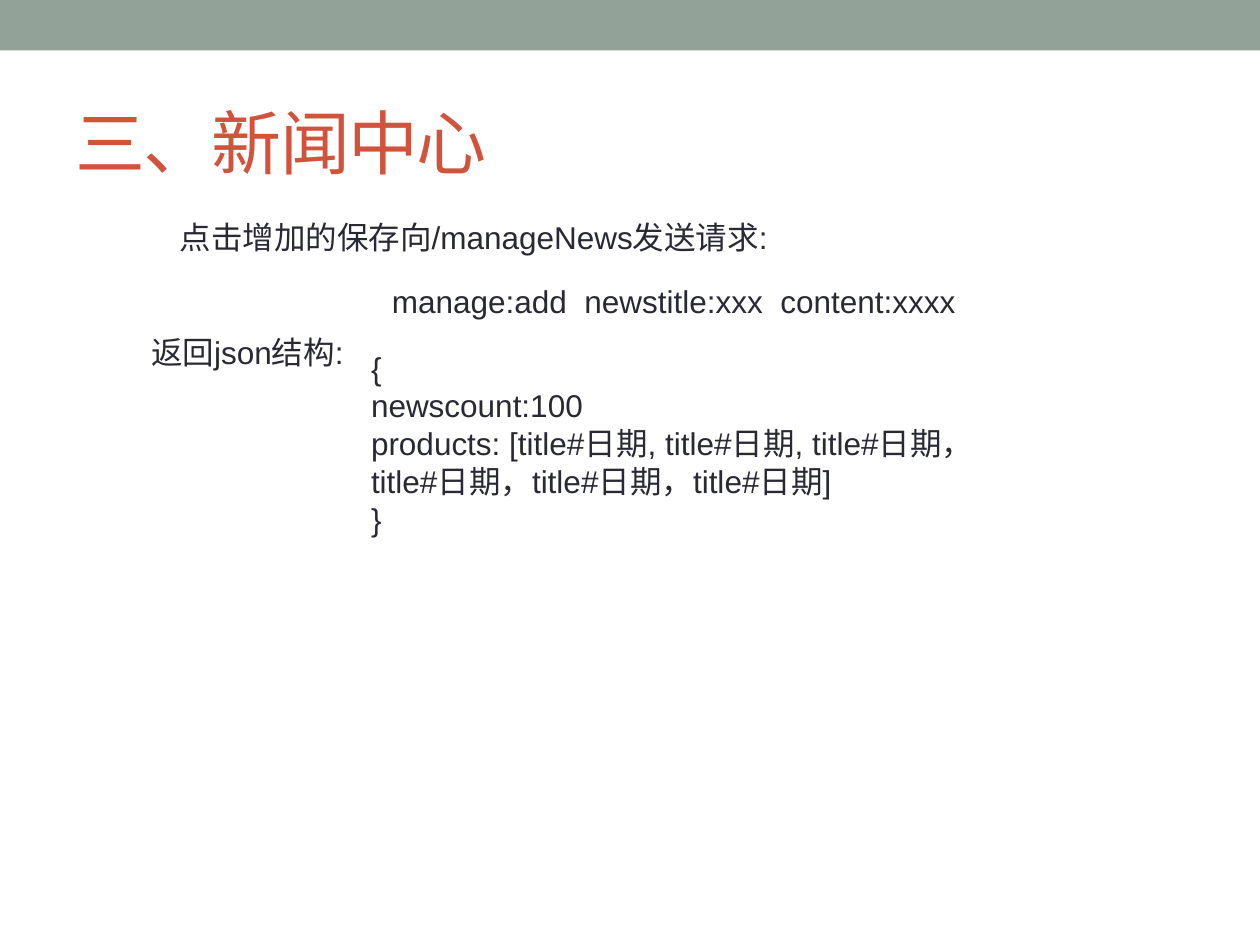
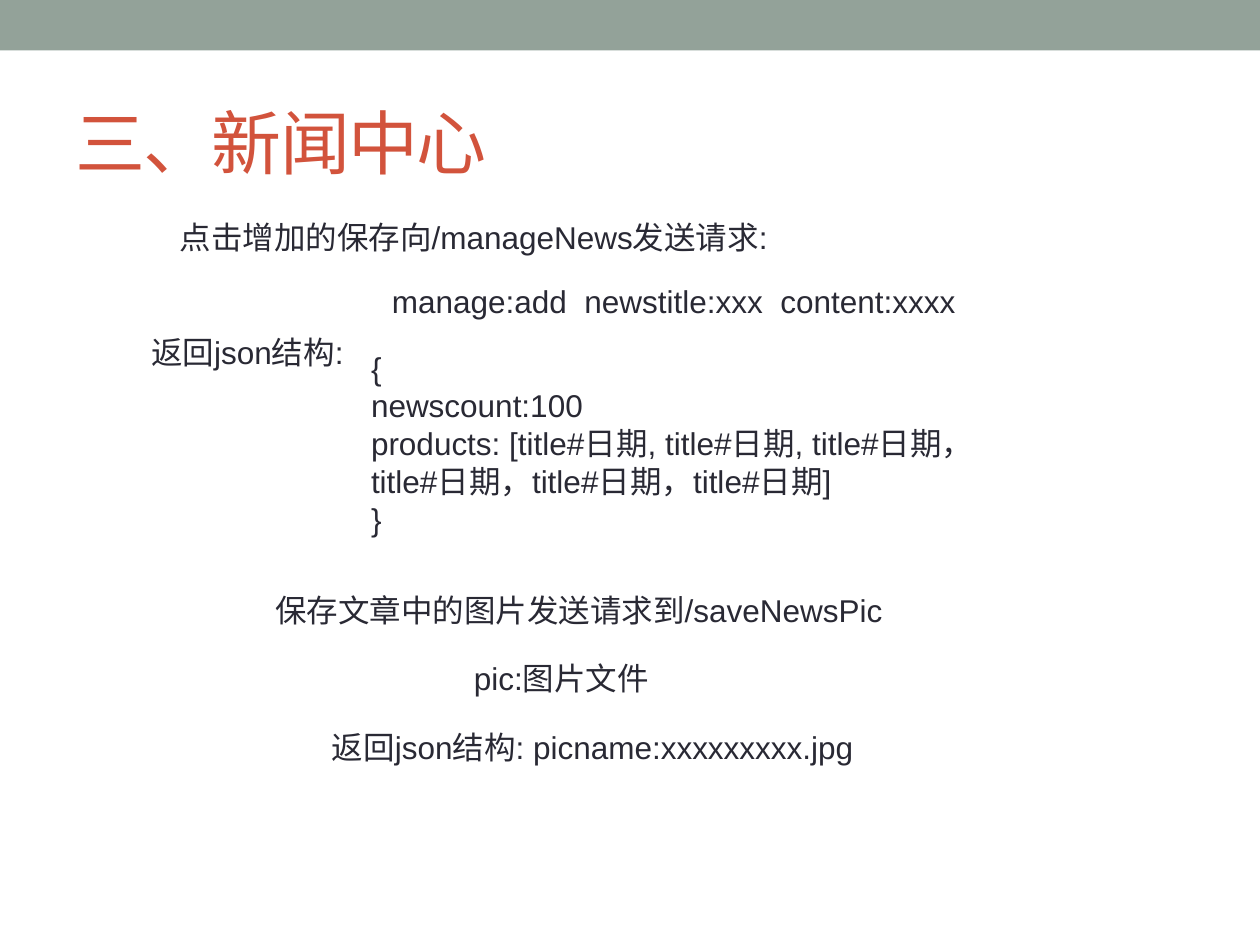
Before and after one commit to ChanSeaThink/LULLGREE, a slide deck: slide 23 of ZSGree前后端逻辑及接口.pptx. Drawn at 1260x945 pixels with LibreOffice and Linux fonts; fonts in the diff are those of the drawing. Boxes give left, top, right and bottom in pixels: in the first picture for what was removed or moved away, otherwise in the second. Text is boxed around its words. In the diff, an @@ line names an element or a change of style, - is before the commit and + after.

Commit message:
补充新闻详细内容的图片发送接口

```diff
--- a/ZSGree前后端逻辑及接口.pptx
+++ b/ZSGree前后端逻辑及接口.pptx
@@ text added at [275,595,882,625], 18 pt, text #292934 @@
+保存文章中的图片发送请求到/saveNewsPic
@@ text added at [474,665,649,696], 18 pt, text #292934 @@
+pic:图片文件
@@ text added at [332,732,853,766], 18 pt, text #292934 @@
+返回json结构: picname:xxxxxxxxx.jpg
```
Also in this commit, not shown: 1 other slide changed, 4 other files.
